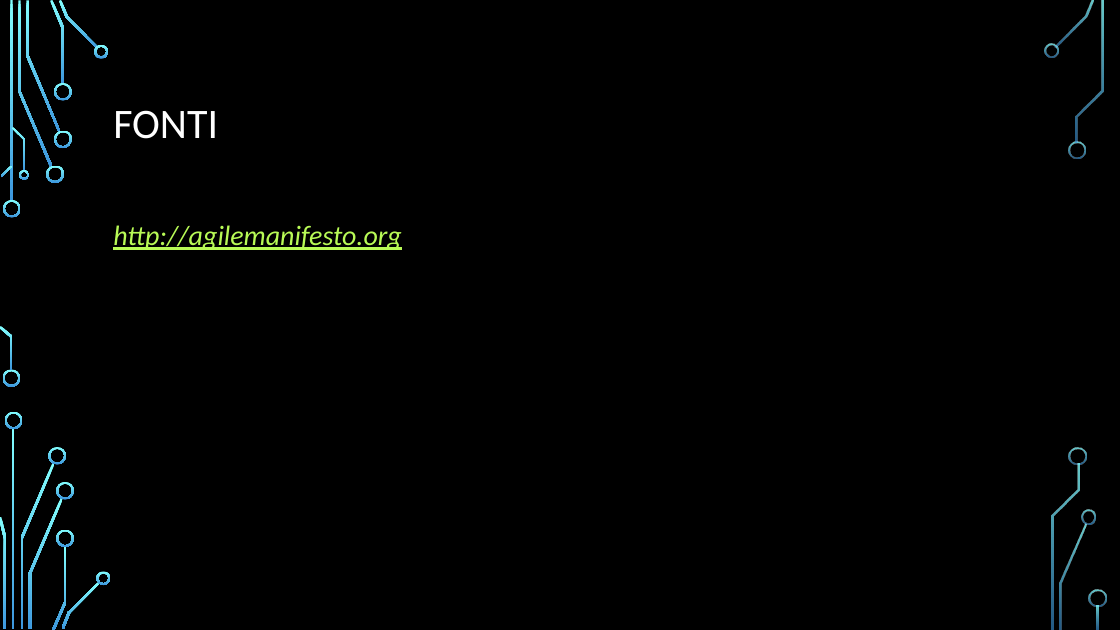
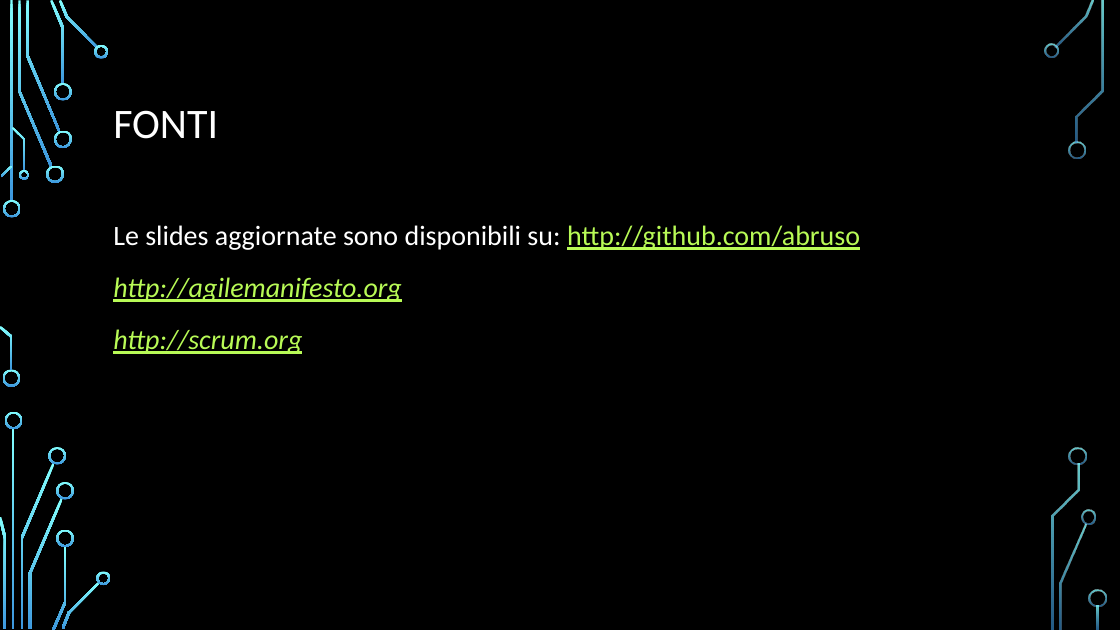
Before and after one commit to abruso/Agile, a slide deck: slide 19 of AGILE.pptx (slide 15 before the commit). Drawn at 1120x630 pixels with LibreOffice and Linux fonts; fonts in the diff are those of the drawing; background and template pictures are left out. Boxes give left, top, right and bottom in pixels: in the first picture for what was removed or moved away, otherwise in the second. Text is boxed around its words. In the diff, an @@ line names an element or a change of style, - is before the commit and + after.

Commit message:
Scrum
+ Scrum framework
+ pdf updated
+ read me updated

```diff
--- a/AGILE.pptx
+++ b/AGILE.pptx
@@ text at <box>113,225,860,250</box>: paragraph added @@
+Le slides aggiornate sono disponibili su: http://github.com/abruso
@@ text at <box>113,329,302,354</box>: paragraph added @@
+http://scrum.org
```
Also in this commit, not shown: 1 other slide changed, 4 slides added, 2 other files.
